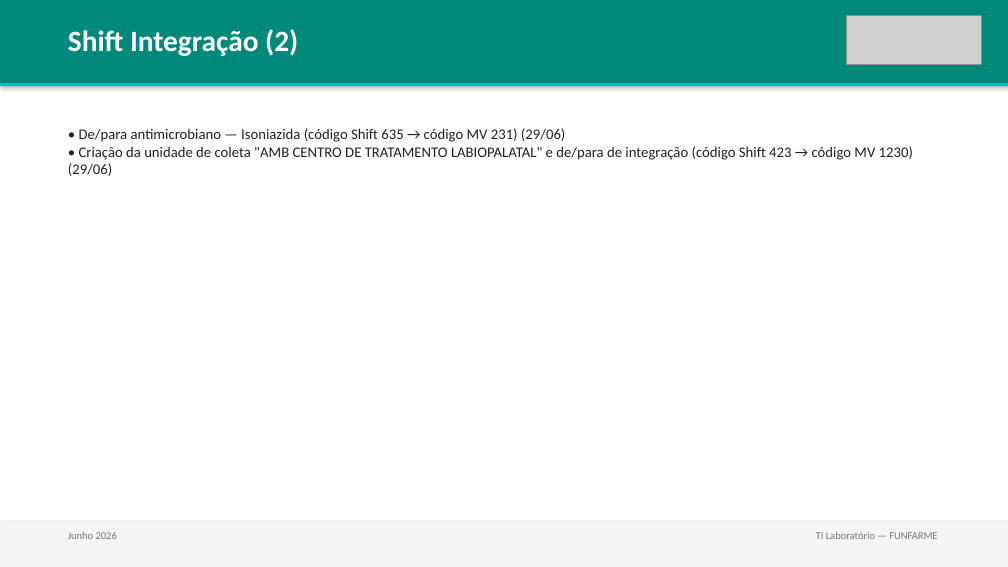
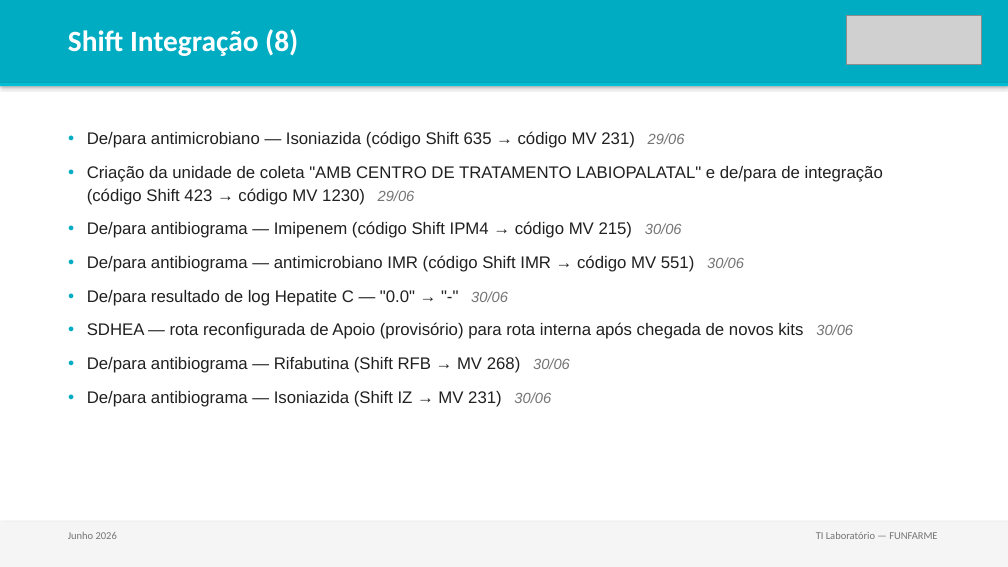
Before and after one commit to lab-central-hb/funfarme-kb, a slide deck: slide 4 of reports/2026-06_resumo-mensal.pptx (slide 6 before the commit). Drawn at 1008x567 pixels with LibreOffice and Linux fonts; fonts in the diff are those of the drawing; grey boxes stand for pictures. Boxes give left, top, right and bottom in pixels: in the first picture for what was removed or moved away, otherwise in the second. Text is boxed around its words. In the diff, an @@ line names an element or a change of style, - is before the commit and + after.

Commit message:
feat: melhora template do relatório mensal e documenta fluxo de máscaras
- gera-relatorio.py: gráficos nativos (barras/colunas) em vez de texto,
  cores por categoria, listas com marcadores reais, layout em 2 colunas
  para categorias com muitas tarefas, correção do bug que quebrava as
  logos ao clonar slides (relação de imagem não era recriada)
- remove slide de distribuição semanal do PPTX (não usado)
- portal: checklist do fluxo completo de criação de máscara e tabela
  de assinaturas de laboratórios de apoio (Hermes Pardini, DB, Fleury,
  Instituto Adolfo Lutz)
- regenera relatório de junho/2026 com o novo template

```diff
--- a/reports/2026-06_resumo-mensal.pptx
+++ b/reports/2026-06_resumo-mensal.pptx
@@ rectangle at bbox=[0, 0, 1008, 83]: fill #00897B to #00ACC1 @@
@@ text at bbox=[68, 29, 298, 56]: text changed @@
-Shift Integração (2)
+Shift Integração (8)
@@ text at bbox=[87, 131, 883, 407]: text changed; size 14 to 16 pt; font Calibri to Arial @@
-• De/para antimicrobiano — Isoniazida (código Shift 635 → código MV 231) (29/06)
-• Criação da unidade de coleta "AMB CENTRO DE TRATAMENTO LABIOPALATAL" e de/para de integração (código Shift 423 → código MV 1230) (29/06)
+● De/para antimicrobiano — Isoniazida (código Shift 635 → código MV 231) 29/06
+● Criação da unidade de coleta "AMB CENTRO DE TRATAMENTO LABIOPALATAL" e de/para de integração (código Shift 423 → código MV 1230) 29/06
+● De/para antibiograma — Imipenem (código Shift IPM4 → código MV 215) 30/06
+● De/para antibiograma — antimicrobiano IMR (código Shift IMR → código MV 551) 30/06
+● De/para resultado de log Hepatite C — "0.0" → "-" 30/06
+● SDHEA — rota reconfigurada de Apoio (provisório) para rota interna após chegada de novos kits 30/06
+● De/para antibiograma — Rifabutina (Shift RFB → MV 268) 30/06
+● De/para antibiograma — Isoniazida (Shift IZ → MV 231) 30/06
```
Also in this commit, not shown: 8 other slides changed, 1 slide added, 1 slide removed, 5 other files.
